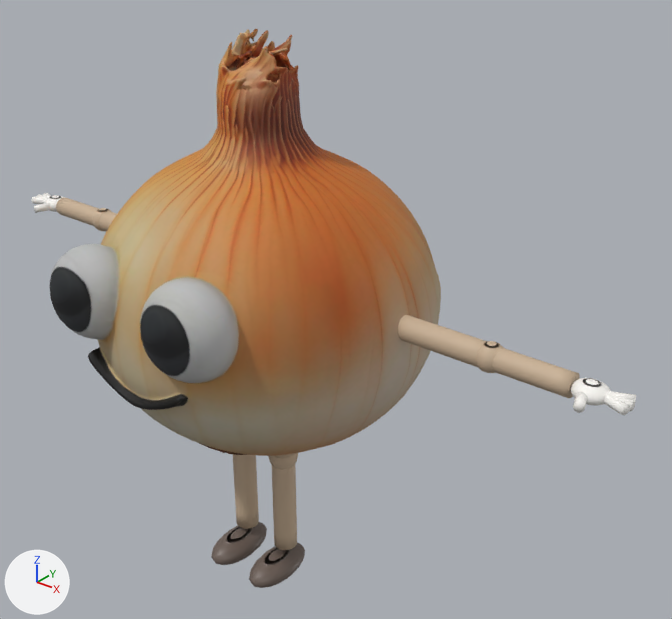
The glTF model public/models/personages/onion.glb as it was, and as the next commit left it.
Both versions are drawn from a 50 mm camera at (1.79, -1.87, 2.23) aimed at (0.16, 0.17, 0.96). Lighting does not change. The marker at lower left points along +X, +Y and +Z. The older version comes first. Vertices at exactly the same position are counted once.

Names of what the first picture shows: 'Body'.
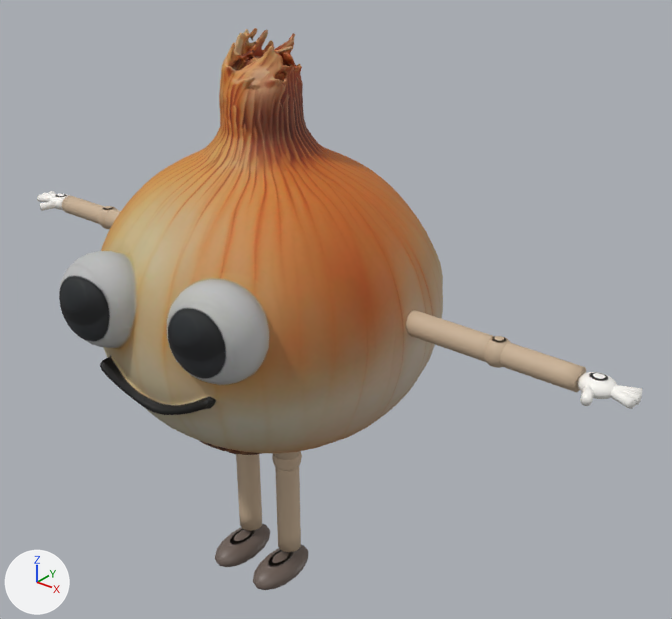
Location of each change, [x1, y1, x2, y2] in pixels of the pictures (672 x 619 px; the box of a moved part takes in the faces that stretch with it):
'Body', reshaped
    before: [32, 29, 636, 588]
    after: [37, 28, 642, 590]
part 1 of me_mesh, moved or reshaped
    before: [50, 29, 441, 456]
    after: [59, 28, 443, 455]
part 2 of me_mesh, moved or reshaped
    before: [398, 315, 580, 398]
    after: [406, 310, 586, 392]
part 3 of me_mesh, moved or reshaped
    before: [477, 341, 504, 373]
    after: [484, 336, 511, 368]
part 4 of me_mesh, moved or reshaped
    before: [272, 453, 297, 550]
    after: [274, 451, 301, 552]
part 5 of me_mesh, moved or reshaped
    before: [268, 453, 298, 470]
    after: [272, 451, 302, 471]
part 6 of me_mesh, moved or reshaped
    before: [56, 197, 117, 231]
    after: [62, 195, 121, 228]
part 7 of me_mesh, moved or reshaped
    before: [92, 208, 112, 231]
    after: [98, 206, 118, 229]
part 8 of me_mesh, moved or reshaped
    before: [233, 454, 259, 529]
    after: [236, 454, 262, 531]
part 9 of me_mesh, moved or reshaped
    before: [570, 378, 611, 406]
    after: [577, 372, 617, 399]
part 10 of me_mesh, moved or reshaped
    before: [604, 391, 636, 415]
    after: [611, 385, 642, 409]
part 11 of me_mesh, moved or reshaped
    before: [573, 392, 587, 413]
    after: [580, 385, 594, 406]
part 12 of me_mesh, moved or reshaped
    before: [44, 195, 63, 212]
    after: [49, 194, 69, 210]
part 13 of me_mesh, moved or reshaped
    before: [32, 193, 51, 204]
    after: [37, 191, 56, 202]
part 14 of me_mesh, moved or reshaped
    before: [34, 203, 51, 213]
    after: [40, 201, 57, 211]
part 15 of me_mesh, moved or reshaped
    before: [249, 543, 305, 588]
    after: [253, 545, 308, 590]
part 16 of me_mesh, moved or reshaped
    before: [211, 522, 267, 565]
    after: [215, 524, 270, 567]

The change, as a diff of the scene's bpy script:
```diff
--- a/public/models/personages/onion.glb.py
+++ b/public/models/personages/onion.glb.py
@@ me_mesh @@
 # used by ob_body; location = (0.0, 0.0, 0.0)
-me_mesh.from_pydata(...)  # 6986 vertices, 13918 faces; spans x -1.17..1.17, y -0.55..0.55, z 0.0..1.8
+me_mesh.from_pydata(...)  # 6986 vertices, 13918 faces; spans x -1.17..1.17, y -0.57..0.57, z 0.0..1.8
+# me_mesh part 1: the loose piece of 4802 vertices spanning x -0.53..0.53, y -0.55..0.55, z 0.55..1.8 is turned 7.8 degrees about the z axis through its middle, then moved by (0.0, 0.01, 0.0)
+# me_mesh part 2: the loose piece of 199 vertices spanning x 0.5..1.02, y -0.02..0.05, z 1.04..1.11 is moved by (0.0, 0.04, 0.0)
+# me_mesh part 3: the loose piece of 146 vertices spanning x 0.75..0.83, y -0.03..0.06, z 1.03..1.12 is moved by (0.0, 0.04, 0.0)
+# me_mesh part 4: the loose piece of 199 vertices spanning x 0.03..0.12, y -0.04..0.04, z 0.11..0.94 is moved by (0.02, 0.0, 0.0)
+# me_mesh part 5: the loose piece of 146 vertices spanning x 0.03..0.12, y -0.05..0.05, z 0.42..0.52 is moved by (0.02, 0.0, 0.0)
+# me_mesh part 6: the loose piece of 199 vertices spanning x -1.02..-0.5, y 0.01..0.08, z 1.04..1.11 is moved by (0.0, 0.03, 0.0)
+# me_mesh part 7: the loose piece of 146 vertices spanning x -0.83..-0.75, y 0.0..0.08, z 1.03..1.12 is moved by (0.0, 0.03, 0.0)
+# me_mesh part 8: the loose piece of 199 vertices spanning x -0.15..-0.06, y -0.04..0.04, z 0.11..0.94 is moved by (0.02, 0.0, 0.0)
+# me_mesh part 9: the loose piece of 146 vertices spanning x 1.02..1.12, y -0.03..0.06, z 1.05..1.1 is moved by (0.0, 0.04, 0.0)
+# me_mesh part 10: the loose piece of 72 vertices spanning x 1.09..1.17, y -0.03..0.06, z 1.06..1.09 is moved by (0.0, 0.04, 0.0)
+# me_mesh part 11: the loose piece of 26 vertices spanning x 1.04..1.09, y -0.07..-0.01, z 1.06..1.09 is moved by (0.0, 0.04, 0.0)
+# me_mesh part 12: the loose piece of 146 vertices spanning x -1.12..-1.02, y 0.0..0.08, z 1.05..1.1 is moved by (0.0, 0.03, 0.0)
+# me_mesh part 13: the loose piece of 72 vertices spanning x -1.17..-1.09, y 0.0..0.08, z 1.06..1.09 is moved by (0.0, 0.03, 0.0)
+# me_mesh part 14: the loose piece of 26 vertices spanning x -1.09..-1.04, y -0.05..0.02, z 1.06..1.09 is moved by (0.0, 0.03, 0.0)
+# me_mesh part 15: the loose piece of 146 vertices spanning x 0.01..0.14, y -0.17..0.08, z 0.0..0.09 is moved by (0.02, 0.0, 0.0)
+# me_mesh part 16: the loose piece of 146 vertices spanning x -0.17..-0.04, y -0.17..0.08, z 0.0..0.09 is moved by (0.02, 0.0, 0.0)
+# other edits to the shape of me_mesh do not show in these pictures
 me_mesh.materials.append(mat_onion)
```
